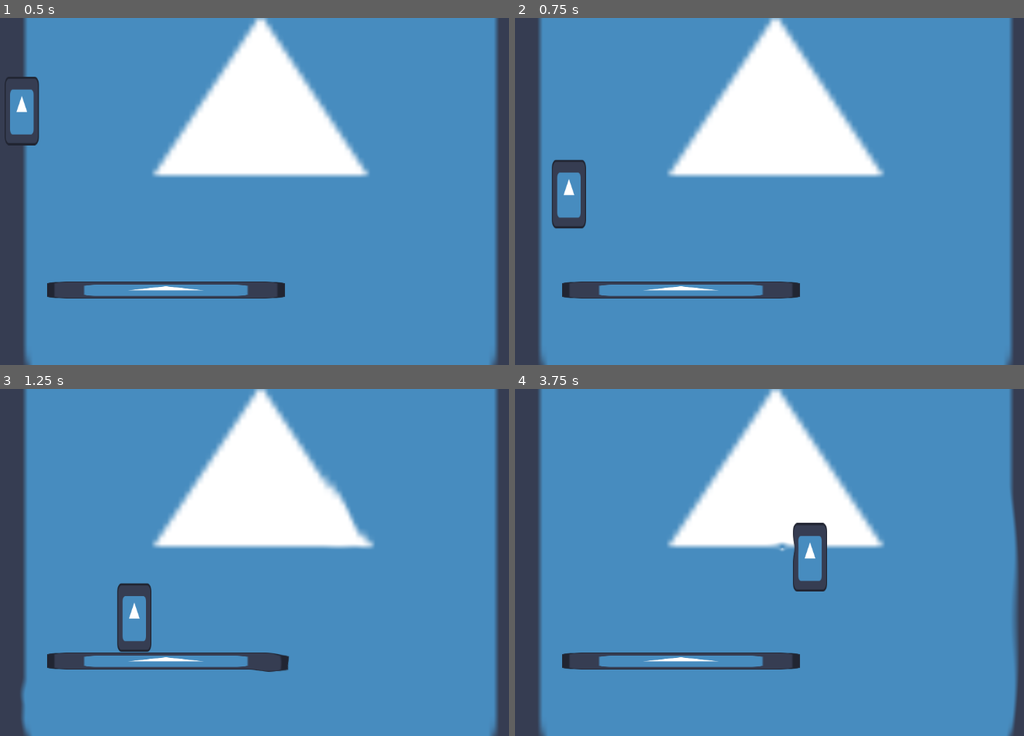
Above: before the commit, frames 1-4 (two rows, left to right).
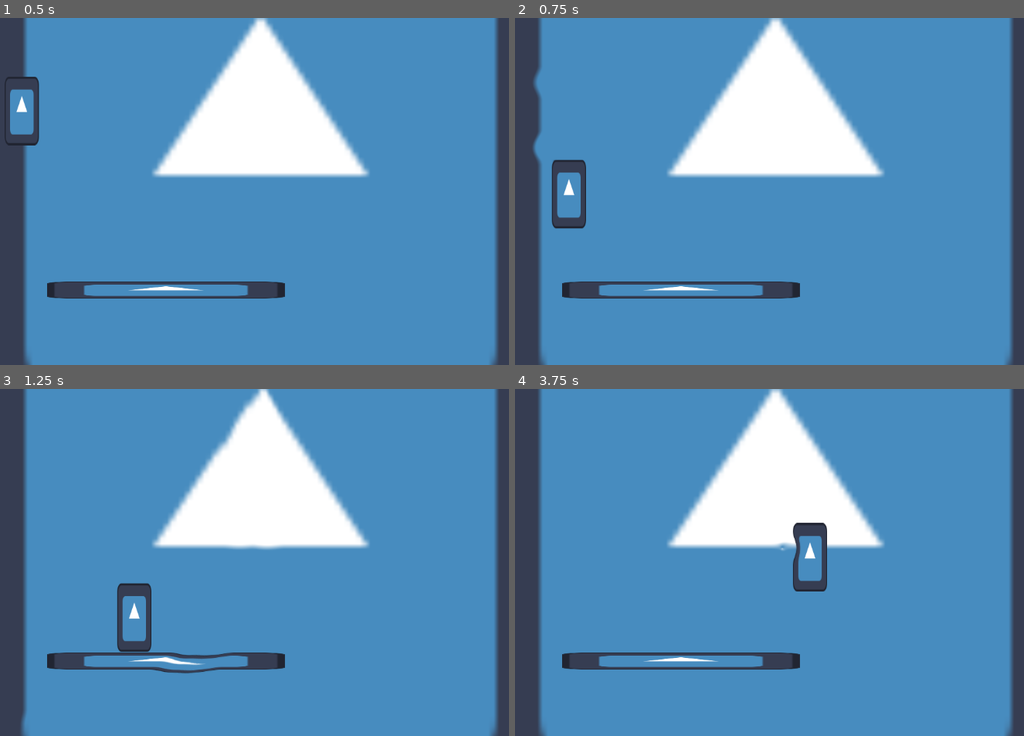
Above: after the commit, the same moments.

Repository: BeMain/metroidvania
Game: Godot game, scene res://world.tscn
The game is run twice, just before and just after one commit, with the same random seed, the same clock (stepped at 60 frames per second) and the same inputs. The engine's default icon, where the game draws it, is replaced by a stand-in: a white triangle on a blue panel in a dark square.
Inputs:
- Up to frame 1 (0.5 s): no input
- Up to frame 2 (0.75 s): tap Enter (ui_accept) at 0.5, 0.6 s; hold Right (right) from 0.53 s (still down)
- Up to frame 3 (1.25 s): keep holding Right (right); tap Up (jump) at 0.77 s
- Up to frame 4 (3.75 s): tap Enter (ui_accept) every 0.75 s from 1.35 to 3.6 s; tap Up (jump) at 1.52, 3.02 s; release Right (right) at 2.03 s; hold Left (left) 2.03-2.78 s; hold Right (right) from 2.78 s (still down)

Frame 1 is identical in both runs. In frame 2, 0.2% of the frame differs, in the area x 3-8%, y 15-42%; in frame 3, 1.3%, in the area x 4-74%, y 0-100%; in frame 4, 1.0%.

Commit message:
Fix ripple center not scaled correctly in x-axis

Diff:
--- a/player.gd
+++ b/player.gd
@@ -14,7 +14,7 @@
 	if Input.is_action_just_pressed("jump") and is_on_floor():
 		velocity.y = -JUMP_SPEED
 	if Input.is_action_just_pressed("ui_accept"):
-		SoundRipples.add_ripple(position / Vector2(get_viewport().size))
+		SoundRipples.add_ripple(position / get_viewport_rect().size)
 
 	var direction = Input.get_axis("left", "right")
 	velocity.x = direction * WALK_SPEED
--- a/ripple.gdshader
+++ b/ripple.gdshader
@@ -14,8 +14,9 @@
 void fragment() {
 	float screen_ratio = SCREEN_PIXEL_SIZE.x / SCREEN_PIXEL_SIZE.y;
 	vec2 scaled_uv = ( SCREEN_UV - vec2(0.5, 0.0) ) / vec2(screen_ratio, 1.0) + vec2(0.5, 0.0);
-	float outer_mask = 1.0 - smoothstep(size-0.1, size, length(scaled_uv - center));
-	float inner_mask = smoothstep(size-thickness-0.1, size-thickness, length(scaled_uv - center));
+	vec2 scaled_center = ( center - vec2(0.5, 0.0) ) / vec2(screen_ratio, 1.0) + vec2(0.5, 0.0);
+	float outer_mask = 1.0 - smoothstep(size-0.1, size, length(scaled_uv - scaled_center));
+	float inner_mask = smoothstep(size-thickness-0.1, size-thickness, length(scaled_uv - scaled_center));
 	float mask = outer_mask * inner_mask;
 	vec2 displacement = normalize(scaled_uv - center) * force * mask;
 	COLOR = texture(SCREEN_TEXTURE, SCREEN_UV - displacement);
--- a/sound_ripple.tscn
+++ b/sound_ripple.tscn
@@ -6,8 +6,8 @@
 shader = ExtResource("1_vjk5y")
 shader_parameter/force = 0.035
 shader_parameter/center = Vector2(0.5, 0.5)
-shader_parameter/size = 0.0
-shader_parameter/thickness = 0.079
+shader_parameter/size = 0.2
+shader_parameter/thickness = 0.01
 
 [sub_resource type="Animation" id="Animation_ynl86"]
 resource_name = "Pulse"
